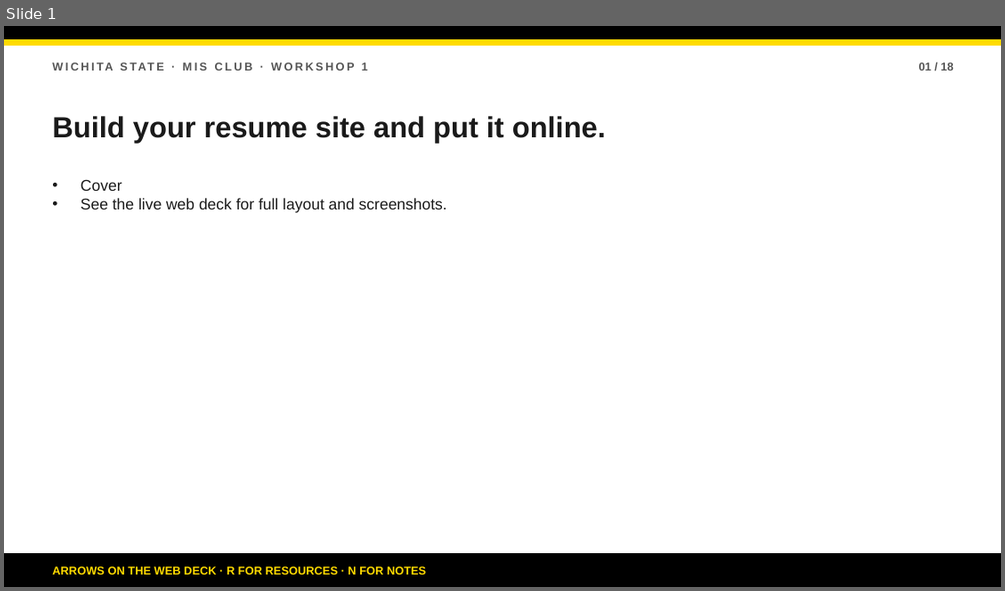
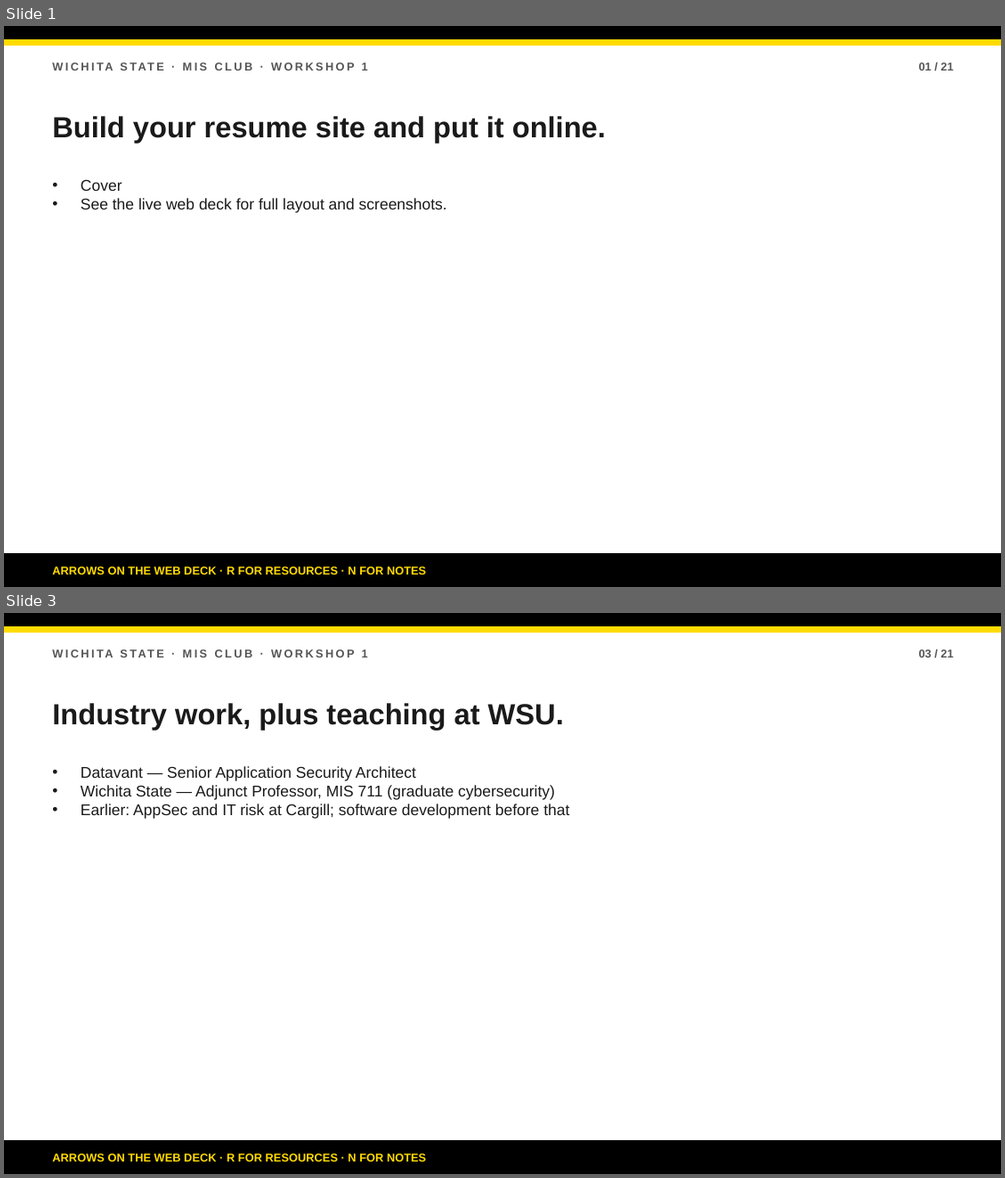
Before and after one commit to bsbcyber/workshop-site, a slide deck: downloads/workshop-1-presentation.pptx. Shown one above the other, each under a label of ours: slide 1 before the commit, slides 1 and 3 after it; the slides between them are not shown. The pictures are 1005x591 and 1005x1178 pixels, drawn with LibreOffice and Linux fonts; fonts in the diff are those of the drawing. Boxes give left, top, right and bottom in pixels: in the first picture for what was removed or moved away, otherwise in the second. Text is boxed around its words. In the diff, an @@ line names an element or a change of style, - is before the commit and + after.

```diff
--- a/downloads/workshop-1-presentation.pptx
+++ b/downloads/workshop-1-presentation.pptx
@@ slide 3 added at [4,613,1001,1174], background #FFFFFF @@
@@ rectangle added at [4,613,1001,626], fill #000000, outline #000000 1 pt @@
@@ rectangle added at [4,626,1001,633], fill #FFDB00, outline #FFDB00 1 pt @@
@@ text added at [362,649,368,657], 11 pt, text #555555, bold @@
+WICHITA STATE · MIS CLUB · WORKSHOP 1
@@ text added at [919,649,953,657], 11 pt, text #555555, bold @@
+03 / 21
@@ text added at [52,703,564,729], 28 pt, text #1A1A1A, bold @@
+Industry work, plus teaching at WSU.
@@ text added at [81,766,569,819], 15 pt, text #1A1A1A @@
+• Datavant — Senior Application Security Architect
+• Wichita State — Adjunct Professor, MIS 711 (graduate cybersecurity)
+• Earlier: AppSec and IT risk at Cargill; software development before that
@@ rectangle added at [4,1140,1001,1174], fill #000000, outline #000000 1 pt @@
@@ text added at [52,1153,426,1161], 11 pt, text #FFDB00, bold @@
+ARROWS ON THE WEB DECK · R FOR RESOURCES · N FOR NOTES
@@ slide 1 changed as well @@
@@ text at [919,62,953,70]: text changed @@
-01 / 18
+01 / 21
```
Also in this commit, not shown: 17 other slides changed, 2 other slides added, 3 other files.
